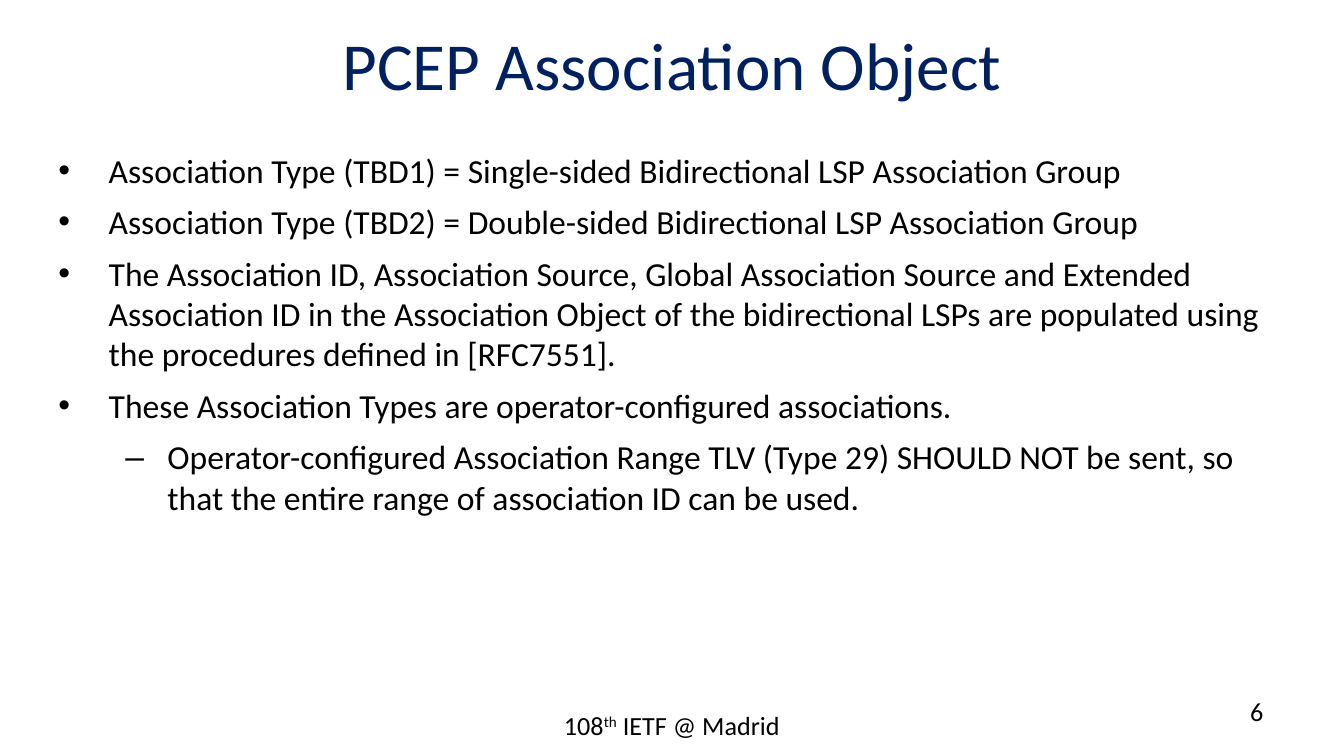
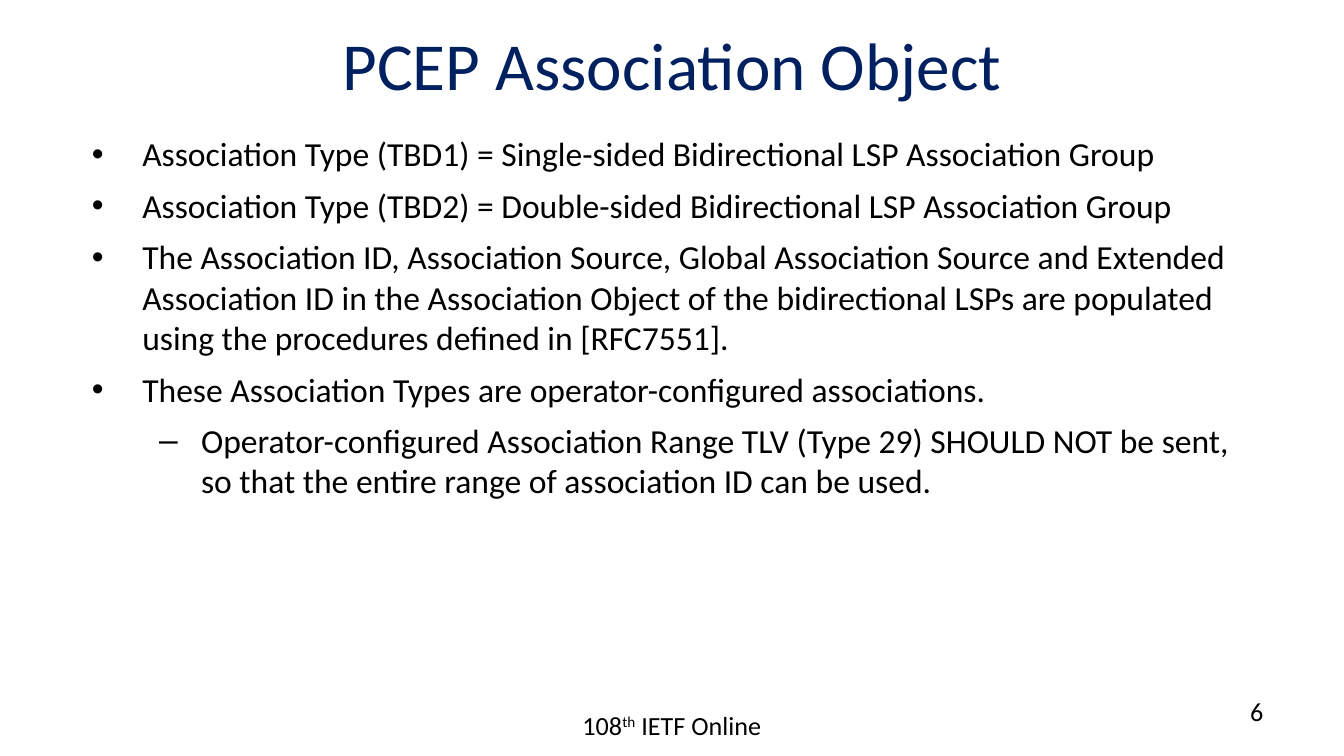
Before and after one commit to rakgandhi/ietf-slides, a slide deck: slide 6 of draft-ietf-pce-association-bidir-06.pptx. Drawn at 1344x756 pixels with LibreOffice and Linux fonts; fonts in the diff are those of the drawing. Boxes give left, top, right and bottom in pixels: in the first picture for what was removed or moved away, otherwise in the second. Text is boxed around its words. In the diff, an @@ line names an element or a change of style, - is before the commit and + after.

```diff
--- a/draft-ietf-pce-association-bidir-06.pptx
+++ b/draft-ietf-pce-association-bidir-06.pptx
@@ text "Association Type (TBD1) = Single-sided ..." rewrapped from [109, 158, 1259, 516] to [142, 141, 1229, 499] @@
@@ text at [641, 717, 761, 735]: text changed @@
-108th IETF @ Madrid
+108th IETF Online
```
Also in this commit, not shown: 9 other slides changed, 3 other files.
